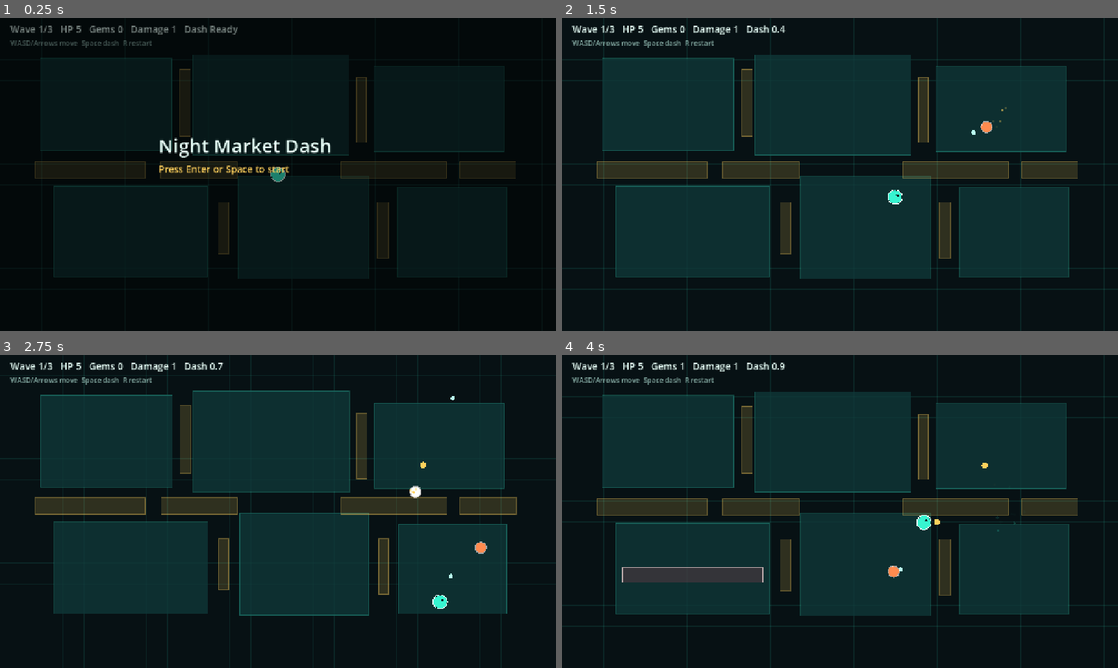
Above: before the commit, frames 1-4 (two rows, left to right).
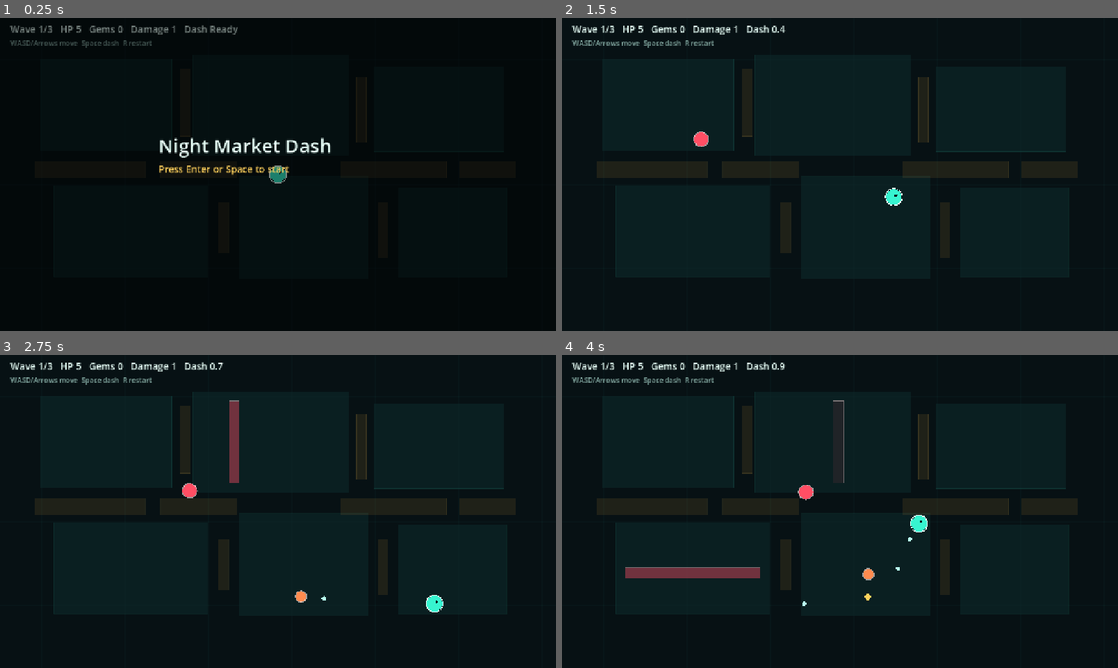
Above: after the commit, the same moments.

Repository: fangwendong/ai-games
Game: Godot game, scene res://scenes/main.tscn
Same seed, same stepped clock (60 frames per second), same inputs: the game is played once before the commit and once after it.
Inputs:
- Up to frame 1 (0.25 s): no input
- Up to frame 2 (1.5 s): tap Enter at 0.5 s; hold D (move_right) 0.53-1.28 s; hold Space (dash) 0.53-1.28 s; hold S (move_down) from 1.28 s (still down); tap Space (dash) at 1.35 s
- Up to frame 3 (2.75 s): release S (move_down) at 2.03 s; hold D (move_right) from 2.03 s (still down); hold Space (dash) from 2.03 s (still down); tap Enter at 2.1 s
- Up to frame 4 (4 s): release D (move_right) at 2.78 s; release Space (dash) at 2.78 s; hold W (move_up) 2.78-3.53 s; tap 1 at 2.85 s; tap Space (dash) at 3.05 s; hold A (move_left) from 3.53 s (still down); hold Space (dash) from 3.53 s (still down); tap 2 at 3.6 s

The runs differ from the first frame. In frame 1, 1.5% of the frame differs, in the area x 6-93%, y 12-84%; in frame 2, 2.5%; in frame 3, 3.2%; in frame 4, 4.0%, in the area x 6-98%, y 2-87%.

Commit message:
Reduce night market visual clutter

Diff:
--- a/games/night-market-dash-godot/scripts/main.gd
+++ b/games/night-market-dash-godot/scripts/main.gd
@@ -7,6 +7,8 @@
 const DASH_COOLDOWN := 1.35
 const FIRE_RATE := 0.36
 const BULLET_SPEED := 560.0
+const MAX_HAZARDS := 2
+const HAZARD_BASE_CHANCE := 0.18
 
 var rng := RandomNumberGenerator.new()
 var mode := "ready"
@@ -28,7 +30,7 @@
 var player := {
 	"pos": Vector2(640, 360),
 	"vel": Vector2.ZERO,
-	"radius": 15.0,
+	"radius": 18.0,
 	"hp": 5,
 	"damage": 1,
 }
@@ -109,7 +111,7 @@
 	player = {
 		"pos": Vector2(640, 360),
 		"vel": Vector2.ZERO,
-		"radius": 15.0,
+		"radius": 18.0,
 		"hp": 5,
 		"damage": 1,
 	}
@@ -126,8 +128,8 @@
 	begin_wave()
 
 func begin_wave() -> void:
-	wave_spawn_left = 5 + wave * 3
-	spawn_timer = 0.25
+	wave_spawn_left = 4 + wave * 2
+	spawn_timer = 0.45
 	hazards.clear()
 
 func _unhandled_input(event: InputEvent) -> void:
@@ -178,7 +180,7 @@
 	dash_time = DASH_DURATION
 	dash_timer = dash_cooldown
 	invuln_timer = max(invuln_timer, 0.22)
-	burst(player.pos, Color("#37f4d0"), 16)
+	burst(player.pos, Color("#37f4d0"), 9)
 
 func input_vector() -> Vector2:
 	var dir := Input.get_vector("move_left", "move_right", "move_up", "move_down")
@@ -212,8 +214,8 @@
 	if wave_spawn_left > 0 and spawn_timer <= 0.0:
 		spawn_enemy()
 		wave_spawn_left -= 1
-		spawn_timer = max(0.34, 1.0 - wave * 0.12)
-	if rng.randf() < delta * (0.42 + wave * 0.12):
+		spawn_timer = max(0.55, 1.2 - wave * 0.11)
+	if hazards.size() < MAX_HAZARDS and rng.randf() < delta * (HAZARD_BASE_CHANCE + wave * 0.05):
 		spawn_hazard()
 
 	fire_nearest()
@@ -257,13 +259,13 @@
 	var horizontal := rng.randf() > 0.5
 	hazards.append({
 		"rect": Rect2(
-			room.position.x + 16 if horizontal else rng.randf_range(room.position.x + 48, room.end.x - 48),
-			rng.randf_range(room.position.y + 48, room.end.y - 48) if horizontal else room.position.y + 16,
-			room.size.x - 32 if horizontal else 34,
-			34 if horizontal else room.size.y - 32
+			room.position.x + 22 if horizontal else rng.randf_range(room.position.x + 58, room.end.x - 58),
+			rng.randf_range(room.position.y + 58, room.end.y - 58) if horizontal else room.position.y + 22,
+			room.size.x - 44 if horizontal else 24,
+			24 if horizontal else room.size.y - 44
 		),
-		"warn": 0.78,
-		"active": 0.34,
+		"warn": 0.95,
+		"active": 0.28,
 	})
 
 func fire_nearest() -> void:
@@ -291,8 +293,8 @@
 				bullet.life = 0.0
 				enemy.hp -= bullet.damage
 				enemy.hit = 0.12
-				shake = max(shake, 3.0)
-				burst(enemy.pos, Color("#ffd15c"), 5)
+				shake = max(shake, 1.5)
+				burst(enemy.pos, Color("#ffd15c"), 4)
 	bullets = bullets.filter(func(b): return b.life > 0.0 and Rect2(Vector2(-60, -60), WORLD_SIZE + Vector2(120, 120)).has_point(b.pos))
 
 func update_enemies(delta: float) -> void:
@@ -308,8 +310,8 @@
 			enemy.shoot_timer -= delta
 			if enemy.shoot_timer <= 0.0:
 				enemy.shoot_timer = rng.randf_range(1.2, 1.65)
-				enemy_bullets.append({"pos": enemy.pos, "vel": dir * 260.0, "life": 2.2, "radius": 7.0})
-				burst(enemy.pos, Color("#ff4e64"), 5)
+				enemy_bullets.append({"pos": enemy.pos, "vel": dir * 240.0, "life": 2.0, "radius": 5.0})
+				burst(enemy.pos, Color("#ff4e64"), 3)
 		else:
 			enemy.pos += dir * enemy.speed * delta
 		for stall in stalls:
@@ -317,12 +319,12 @@
 		if enemy.pos.distance_to(player.pos) < enemy.radius + player.radius and invuln_timer <= 0.0:
 			player.hp -= 1
 			invuln_timer = 0.85
-			shake = 12.0
-			burst(player.pos, Color("#ff4e64"), 22)
+			shake = 6.0
+			burst(player.pos, Color("#ff4e64"), 10)
 	for enemy in enemies:
 		if enemy.hp <= 0:
 			drops.append({"pos": enemy.pos, "radius": 7.0})
-			burst(enemy.pos, Color("#37f4d0"), 14)
+			burst(enemy.pos, Color("#37f4d0"), 8)
 	enemies = enemies.filter(func(e): return e.hp > 0)
 
 func update_enemy_bullets(delta: float) -> void:
@@ -333,8 +335,8 @@
 			bullet.life = 0.0
 			player.hp -= 1
 			invuln_timer = 0.75
-			shake = 10.0
-			burst(player.pos, Color("#ff4e64"), 18)
+			shake = 5.0
+			burst(player.pos, Color("#ff4e64"), 9)
 	enemy_bullets = enemy_bullets.filter(func(b): return b.life > 0.0 and Rect2(Vector2(-80, -80), WORLD_SIZE + Vector2(160, 160)).has_point(b.pos))
 
 func update_hazards(delta: float) -> void:
@@ -346,8 +348,8 @@
 			if hazard.rect.has_point(player.pos) and invuln_timer <= 0.0:
 				player.hp -= 1
 				invuln_timer = 0.75
-				shake = 11.0
-				burst(player.pos, Color("#ff4e64"), 18)
+				shake = 5.0
+				burst(player.pos, Color("#ff4e64"), 9)
 	hazards = hazards.filter(func(h): return h.active > 0.0)
 
 func update_drops(delta: float) -> void:
@@ -358,7 +360,7 @@
 		if distance < player.radius + drop.radius + 3.0:
 			drop.dead = true
 			gems += 1
-			burst(drop.pos, Color("#ffd15c"), 10)
+			burst(drop.pos, Color("#ffd15c"), 6)
 	drops = drops.filter(func(g): return not g.has("dead"))
 
 func update_particles(delta: float) -> void:
@@ -376,10 +378,10 @@
 		circle.pos += push_delta.normalized() * (circle.radius + 2.0 - distance)
 
 func burst(pos: Vector2, color: Color, count: int) -> void:
-	for i in count:
+	for i in min(count, 8):
 		var angle := rng.randf_range(0.0, TAU)
-		var speed := rng.randf_range(50.0, 220.0)
-		particles.append({"pos": pos, "vel": Vector2.from_angle(angle) * speed, "life": rng.randf_range(0.22, 0.56), "color": color})
+		var speed := rng.randf_range(34.0, 145.0)
+		particles.append({"pos": pos, "vel": Vector2.from_angle(angle) * speed, "life": rng.randf_range(0.16, 0.34), "color": color})
 
 func _draw() -> void:
 	var offset := Vector2(rng.randf_range(-shake, shake), rng.randf_range(-shake, shake)) * 0.5
@@ -397,22 +399,22 @@
 
 func draw_market() -> void:
 	draw_rect(Rect2(Vector2.ZERO, WORLD_SIZE), Color("#071114"))
-	for x in range(48, int(WORLD_SIZE.x), 48):
-		draw_line(Vector2(x, 0), Vector2(x, WORLD_SIZE.y), Color(0.22, 0.96, 0.82, 0.09), 1.0)
-	for y in range(48, int(WORLD_SIZE.y), 48):
-		draw_line(Vector2(0, y), Vector2(WORLD_SIZE.x, y), Color(0.22, 0.96, 0.82, 0.09), 1.0)
+	for x in range(96, int(WORLD_SIZE.x), 96):
+		draw_line(Vector2(x, 0), Vector2(x, WORLD_SIZE.y), Color(0.22, 0.96, 0.82, 0.025), 1.0)
+	for y in range(96, int(WORLD_SIZE.y), 96):
+		draw_line(Vector2(0, y), Vector2(WORLD_SIZE.x, y), Color(0.22, 0.96, 0.82, 0.025), 1.0)
 	for room in rooms:
-		draw_rect(room, Color(0.06, 0.22, 0.22, 0.78), true)
-		draw_rect(room, Color(0.22, 0.96, 0.82, 0.22), false, 2.0)
+		draw_rect(room, Color(0.05, 0.16, 0.17, 0.58), true)
+		draw_rect(room, Color(0.22, 0.96, 0.82, 0.08), false, 1.0)
 	for stall in stalls:
-		draw_rect(stall, Color(1.0, 0.82, 0.36, 0.16), true)
-		draw_rect(stall, Color(1.0, 0.82, 0.36, 0.34), false, 2.0)
+		draw_rect(stall, Color(0.56, 0.42, 0.18, 0.18), true)
+		draw_rect(stall, Color(0.95, 0.76, 0.32, 0.11), false, 1.0)
 
 func draw_hazards() -> void:
 	for hazard in hazards:
-		var color := Color(1.0, 0.3, 0.4, 0.16) if hazard.warn > 0.0 else Color(1.0, 0.3, 0.4, 0.55)
+		var color := Color(1.0, 0.3, 0.4, 0.09) if hazard.warn > 0.0 else Color(1.0, 0.3, 0.4, 0.42)
 		draw_rect(hazard.rect, color, true)
-		draw_rect(hazard.rect, Color(1.0, 0.85, 0.85, 0.72), false, 2.0)
+		draw_rect(hazard.rect, Color(1.0, 0.85, 0.85, 0.45), false, 1.5)
 
 func draw_player() -> void:
 	if dash_time > 0.0:
@@ -442,7 +444,7 @@
 func draw_enemy_bullets() -> void:
 	for bullet in enemy_bullets:
 		draw_circle(bullet.pos, bullet.radius, Color("#ff6d83"))
-		draw_arc(bullet.pos, bullet.radius + 2.0, 0.0, TAU, 12, Color(1.0, 0.85, 0.88, 0.72), 1.5)
+		draw_arc(bullet.pos, bullet.radius + 2.0, 0.0, TAU, 12, Color(1.0, 0.85, 0.88, 0.48), 1.0)
 
 func draw_drops() -> void:
 	for drop in drops:
@@ -450,7 +452,7 @@
 
 func draw_particles() -> void:
 	for particle in particles:
-		var alpha: float = clamp(particle.life / 0.56, 0.0, 1.0)
+		var alpha: float = clamp(particle.life / 0.34, 0.0, 0.72)
 		var color: Color = particle.color
 		color.a = alpha
 		draw_circle(particle.pos, 3.0, color)
Not shown, changed: games/night-market-dash-godot/design.md
